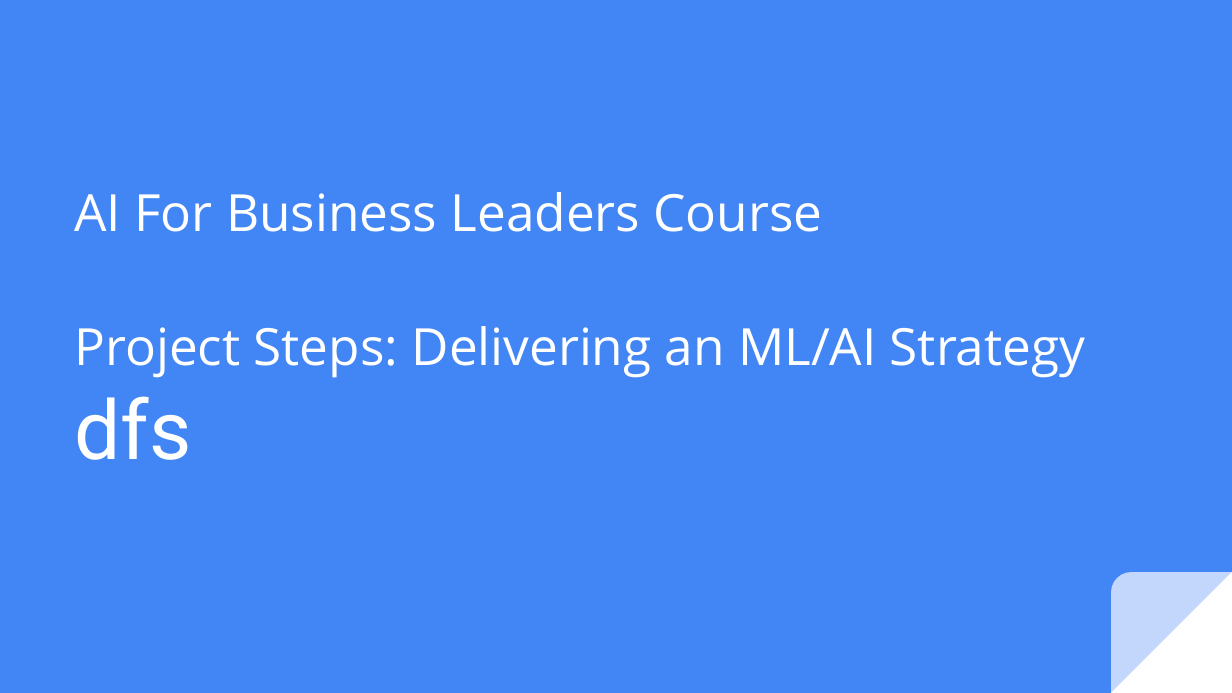
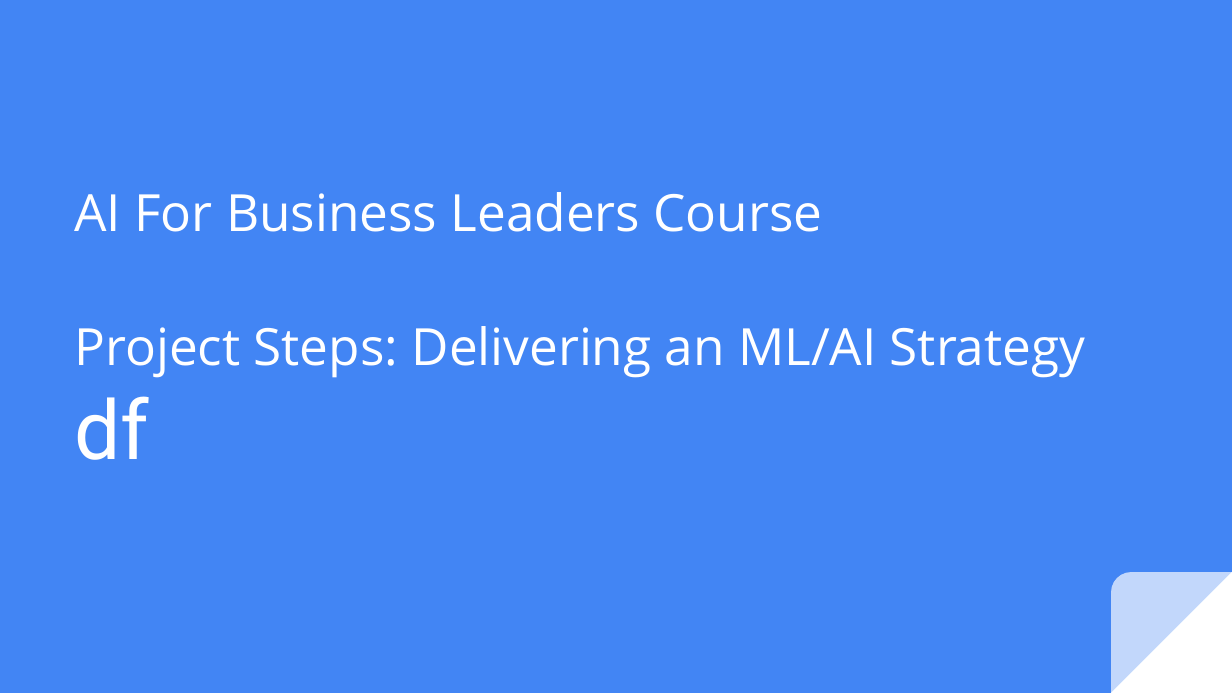
Before and after one commit to mohandesosama/Delivering-an-ML-AI-Strategy, a slide deck: slide 1 of 02_project-steps-aibl.pptx. Drawn at 1232x693 pixels with LibreOffice and Linux fonts; fonts in the diff are those of the drawing. Boxes give left, top, right and bottom in pixels: in the first picture for what was removed or moved away, otherwise in the second. Text is boxed around its words. In the diff, an @@ line names an element or a change of style, - is before the commit and + after.

Commit message:
hello

```diff
--- a/02_project-steps-aibl.pptx
+++ b/02_project-steps-aibl.pptx
@@ title at bbox=[74, 396, 149, 460]: text changed @@
-dfs
+df
```
